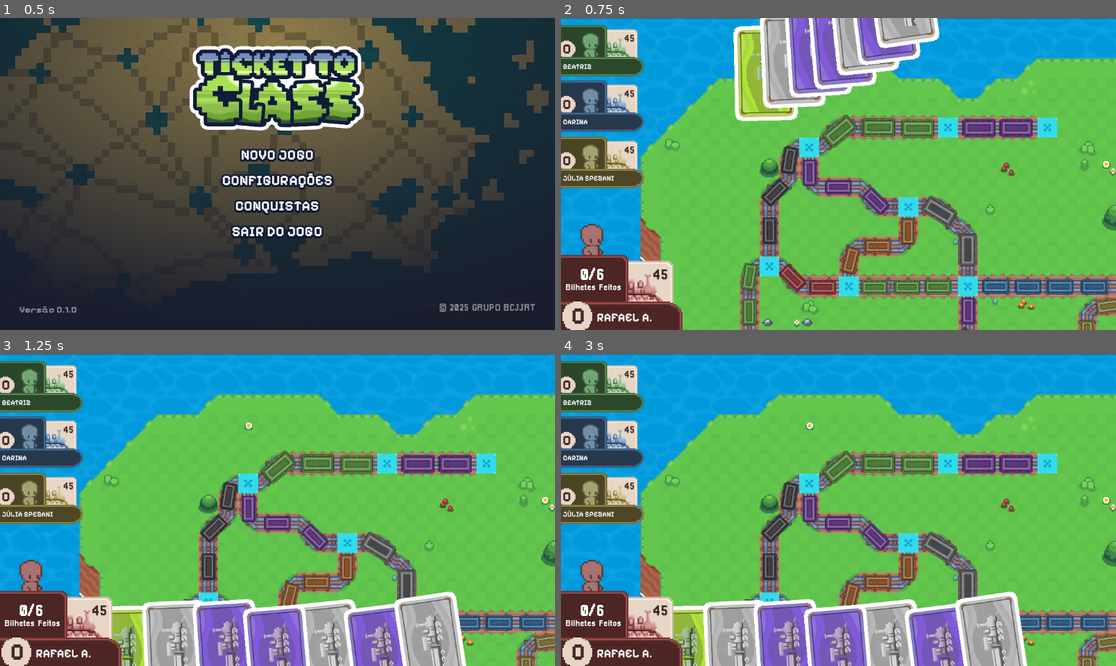
Above: before the commit, frames 1-4 (two rows, left to right).
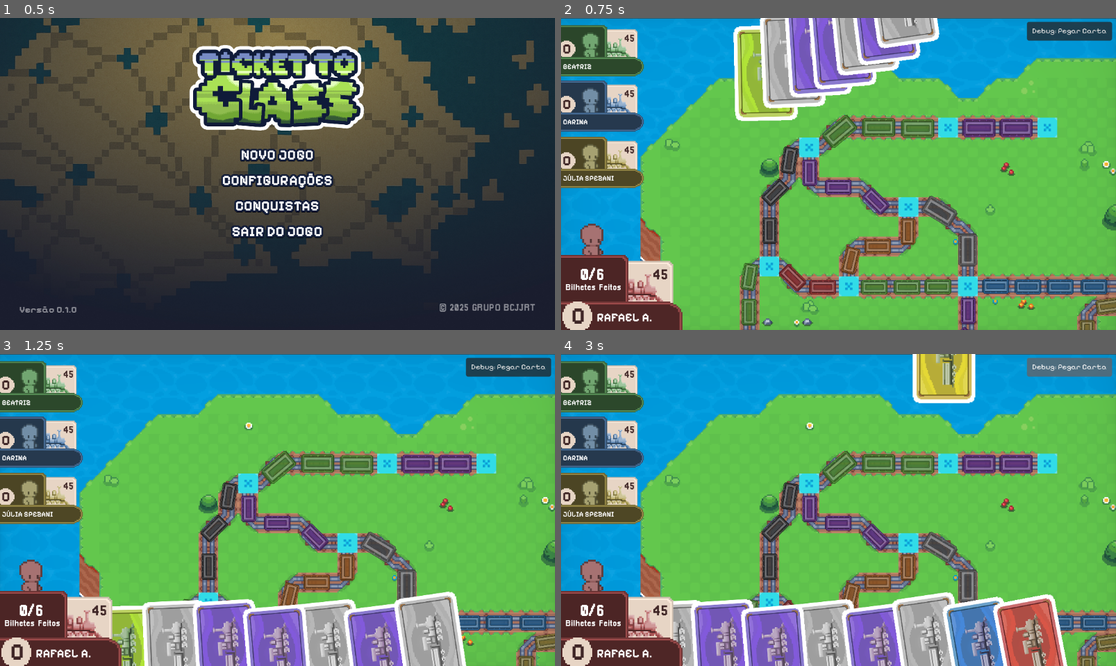
Above: after the commit, the same moments.

Repository: rafaamparo/ticket-to-ride-es2
Game: Godot game, scene res://scenes/main_menu.tscn
The game is run twice, just before and just after one commit, with the same random seed, the same clock (stepped at 60 frames per second) and the same inputs.
Inputs (mouse positions are in pixels of both pictures, inside the frame that each line leads up to):
- Up to frame 1 (0.5 s): no input
- Up to frame 2 (0.75 s): tap Enter at 0.5 s; drag from (838, 155) to (894, 105) at 0.52 s
- Up to frame 3 (1.25 s): no input
- Up to frame 4 (3 s): click (1071, 366) at 1.25 s, where only the run after the commit has a clickable "Debug: Pegar Carta"; click (1071, 366) at 2 s, where only the run after the commit has a clickable "Debug: Pegar Carta"; click (1071, 366) at 2.75 s, where only the run after the commit has a clickable "Debug: Pegar Carta"

Frame 1 is identical in both runs. In frame 2, 1.0% of the frame differs, in the area x 0-100%, y 0-100%; in frame 3, 1.0%; in frame 4, 17%.

Commit message:
Adds random card generation and UI enhancements
Introduces a new function for generating random cards in the game scene, improving the player's interaction experience.

Enhancements include adding a vignette effect and updating UI elements for better visual clarity.

Also adjusts z-index properties for various controls to ensure proper layering.

Relates to improving gameplay dynamics.

Diff:
--- a/game_assets/game_scene/object_scripts/cartas_mao_jogador.gd
+++ b/game_assets/game_scene/object_scripts/cartas_mao_jogador.gd
@@ -24,6 +24,18 @@
 		carta.card_index = randi_range(0,7)
 		carta.z_index = i
 		$".".add_child(carta)
+
+func gerarCartaAleatoria() -> void:
+	var carta_scene = preload("res://game_assets/game_scene/object_scenes/game_card_scene.tscn")
+	var centro_tela_x = get_viewport().size.x / 2
+	var carta = carta_scene.instantiate()
+	adicionarCartaNaMao(carta);
+	carta.position = Vector2(centro_tela_x, -500)
+	var rotacao_graus = 0
+	carta.rotation = deg_to_rad(rotacao_graus)
+	carta.card_index = randi_range(0,7)
+	carta.z_index = minhas_cartas.size()
+	$".".add_child(carta)
 
 func adicionarCartaNaMao(cartaParaAdicionar: GameCard):
 	if cartaParaAdicionar not in minhas_cartas and cartaParaAdicionar != null:
--- a/scenes/game_scene.tscn
+++ b/scenes/game_scene.tscn
@@ -6,7 +6,9 @@
 [ext_resource type="Script" path="res://game_assets/game_scene/object_scenes/caminhos/trilha.gd" id="4_5jc4f"]
 [ext_resource type="Script" path="res://scenes/gerenciador_de_trilhas.gd" id="4_elrhv"]
 [ext_resource type="PackedScene" uid="uid://j2ecbyo8q7o7" path="res://game_assets/game_scene/object_scenes/caminhos/vagao.tscn" id="5_k8cfs"]
+[ext_resource type="Shader" path="res://scenes/vignette.gdshader" id="7_6l13s"]
 [ext_resource type="Texture2D" uid="uid://rpbl1vrvd025" path="res://game_assets/game_scene/object_scenes/UI/menu_jogador_vermelho.png" id="7_a2w5e"]
+[ext_resource type="Script" path="res://scenes/gui.gd" id="8_mb7hx"]
 [ext_resource type="FontFile" uid="uid://eekays4jqcx1" path="res://game_assets/fonts/pixelifysans/PixelifySans-Bold.ttf" id="8_nj13c"]
 [ext_resource type="FontFile" uid="uid://c8fybhkuxj3li" path="res://game_assets/fonts/pixellari/Pixellari.ttf" id="9_f5qeb"]
 [ext_resource type="Texture2D" uid="uid://d2grxjg0qcypy" path="res://game_assets/game_scene/object_scenes/UI/vermelho.png" id="10_d0qty"]
@@ -16,6 +18,55 @@
 [ext_resource type="Texture2D" uid="uid://cpssv305lotst" path="res://game_assets/game_scene/object_scenes/UI/azul.png" id="14_sbpnt"]
 [ext_resource type="Texture2D" uid="uid://ddhgfprj2od0o" path="res://game_assets/game_scene/object_scenes/UI/menu_amarelo.png" id="15_d3bbw"]
 [ext_resource type="Texture2D" uid="uid://b25qxp8q8nif7" path="res://game_assets/game_scene/object_scenes/UI/amarelo.png" id="16_18u0u"]
+[ext_resource type="FontFile" uid="uid://wecse3ya2md0" path="res://game_assets/fonts/pixelifysans/PixelifySans-Regular.ttf" id="18_k5e63"]
+
+[sub_resource type="Environment" id="Environment_cns0p"]
+background_mode = 3
+adjustment_enabled = true
+
+[sub_resource type="ShaderMaterial" id="ShaderMaterial_vqnq2"]
+shader = ExtResource("7_6l13s")
+shader_parameter/vignette_intensity = 0.3
+shader_parameter/vignette_opacity = 0.05
+shader_parameter/vignette_rgb = Color(0, 0, 0, 1)
+
+[sub_resource type="StyleBoxEmpty" id="StyleBoxEmpty_ewgjx"]
+
+[sub_resource type="StyleBoxFlat" id="StyleBoxFlat_svajh"]
+bg_color = Color(0.399489, 0.378342, 0.389853, 0.760784)
+corner_radius_top_left = 5
+corner_radius_top_right = 5
+corner_radius_bottom_right = 5
+corner_radius_bottom_left = 5
+corner_detail = 14
+expand_margin_left = 10.0
+expand_margin_top = 4.0
+expand_margin_right = 10.0
+expand_margin_bottom = 4.0
+
+[sub_resource type="StyleBoxFlat" id="StyleBoxFlat_1s772"]
+bg_color = Color(0.403922, 0.384314, 0.392157, 0.85098)
+corner_radius_top_left = 5
+corner_radius_top_right = 5
+corner_radius_bottom_right = 5
+corner_radius_bottom_left = 5
+corner_detail = 14
+expand_margin_left = 8.0
+expand_margin_top = 2.0
+expand_margin_right = 8.0
+expand_margin_bottom = 2.0
+
+[sub_resource type="StyleBoxFlat" id="StyleBoxFlat_jm1ti"]
+bg_color = Color(0.147776, 0.137486, 0.143095, 0.760784)
+corner_radius_top_left = 5
+corner_radius_top_right = 5
+corner_radius_bottom_right = 5
+corner_radius_bottom_left = 5
+corner_detail = 14
+expand_margin_left = 10.0
+expand_margin_top = 4.0
+expand_margin_right = 10.0
+expand_margin_bottom = 4.0
 
 [node name="GameScene" type="Control"]
 layout_mode = 3
@@ -29,6 +80,9 @@
 mouse_filter = 1
 metadata/_edit_lock_ = true
 
+[node name="Ajustes de Cor" type="WorldEnvironment" parent="."]
+environment = SubResource("Environment_cns0p")
+
 [node name="Camera2D" parent="." instance=ExtResource("1_gpu2n")]
 anchor_mode = 0
 
@@ -47,8 +101,18 @@
 [node name="GerenciadorCartasJogador" type="CanvasLayer" parent="."]
 script = ExtResource("3_ygg2m")
 
+[node name="Vinheta" type="ColorRect" parent="GerenciadorCartasJogador"]
+modulate = Color(1, 1, 1, 0.494118)
+z_index = -1
+material = SubResource("ShaderMaterial_vqnq2")
+offset_right = 1152.0
+offset_bottom = 648.0
+mouse_filter = 2
+color = Color(0, 0, 0, 1)
+
 [node name="GerenciadorDeTrilhas" type="Node2D" parent="."]
 script = ExtResource("4_elrhv")
+metadata/_edit_lock_ = true
 
 [node name="TrilhaVagao" type="Node2D" parent="GerenciadorDeTrilhas"]
 script = ExtResource("4_5jc4f")
@@ -924,8 +988,10 @@
 rotation = 1.5708
 
 [node name="GUI" type="CanvasLayer" parent="."]
+script = ExtResource("8_mb7hx")
 
 [node name="Jogador Principal" type="Control" parent="GUI"]
+z_index = 200
 layout_mode = 3
 anchors_preset = 0
 offset_top = 473.0
@@ -1007,6 +1073,7 @@
 stretch_mode = 2
 
 [node name="Control" type="Control" parent="GUI"]
+z_index = 200
 layout_mode = 3
 anchors_preset = 0
 offset_top = -30.0
@@ -1066,6 +1133,7 @@
 "
 
 [node name="Control2" type="Control" parent="GUI"]
+z_index = 200
 layout_mode = 3
 anchors_preset = 0
 offset_top = 85.0
@@ -1125,6 +1193,7 @@
 "
 
 [node name="Control3" type="Control" parent="GUI"]
+z_index = 200
 layout_mode = 3
 anchors_preset = 0
 offset_top = 202.0
@@ -1181,3 +1250,17 @@
 theme_override_font_sizes/font_size = 20
 text = "45
 "
+
+[node name="Button" type="Button" parent="GUI"]
+offset_left = 977.0
+offset_top = 12.0
+offset_right = 1134.0
+offset_bottom = 43.0
+theme_override_fonts/font = ExtResource("18_k5e63")
+theme_override_styles/focus = SubResource("StyleBoxEmpty_ewgjx")
+theme_override_styles/hover = SubResource("StyleBoxFlat_svajh")
+theme_override_styles/pressed = SubResource("StyleBoxFlat_1s772")
+theme_override_styles/normal = SubResource("StyleBoxFlat_jm1ti")
+text = "Debug: Pegar Carta"
+
+[connection signal="pressed" from="GUI/Button" to="GUI" method="_on_button_pressed"]
--- /dev/null
+++ b/scenes/gui.gd
@@ -0,0 +1,17 @@
+extends CanvasLayer
+var card_manager: GerenciadorCartasJogador = null
+
+# Called when the node enters the scene tree for the first time.
+func _ready() -> void:
+	card_manager = $"../GerenciadorCartasJogador"
+	pass # Replace with function body.
+
+
+# Called every frame. 'delta' is the elapsed time since the previous frame.
+func _process(delta: float) -> void:
+	pass
+
+
+func _on_button_pressed() -> void:
+	card_manager.gerarCartaAleatoria()
+	pass # Replace with function body.
--- /dev/null
+++ b/scenes/vignette.gdshader
@@ -0,0 +1,23 @@
+shader_type canvas_item;
+
+uniform float vignette_intensity = 0.0;
+uniform float vignette_opacity : hint_range(0.0, 1.0) = 0;
+uniform vec4 vignette_rgb : source_color = vec4(0.0, 0.0, 0.0, 1.0);
+
+uniform sampler2D screen_vec : hint_screen_texture;
+
+float vignette(vec2 uv){
+	uv *= 1.0 - uv.xy;
+	float vignette = uv.x * uv.y * 35.0;
+	return pow(vignette, vignette_intensity * vignette_opacity);
+}
+
+void fragment(){
+	vec4 color = texture(screen_vec, SCREEN_UV);
+	vec4 text = texture(TEXTURE, UV);
+
+	text.rgba *= (vignette_rgb.rgba);
+	text.rgba *= (1.0 - vignette(UV));
+
+	COLOR = vec4((text.rgb)*color.rgb,text.a);
+}
Not shown: 1 places in scenes/game_scene.tscn that only renumber resources
